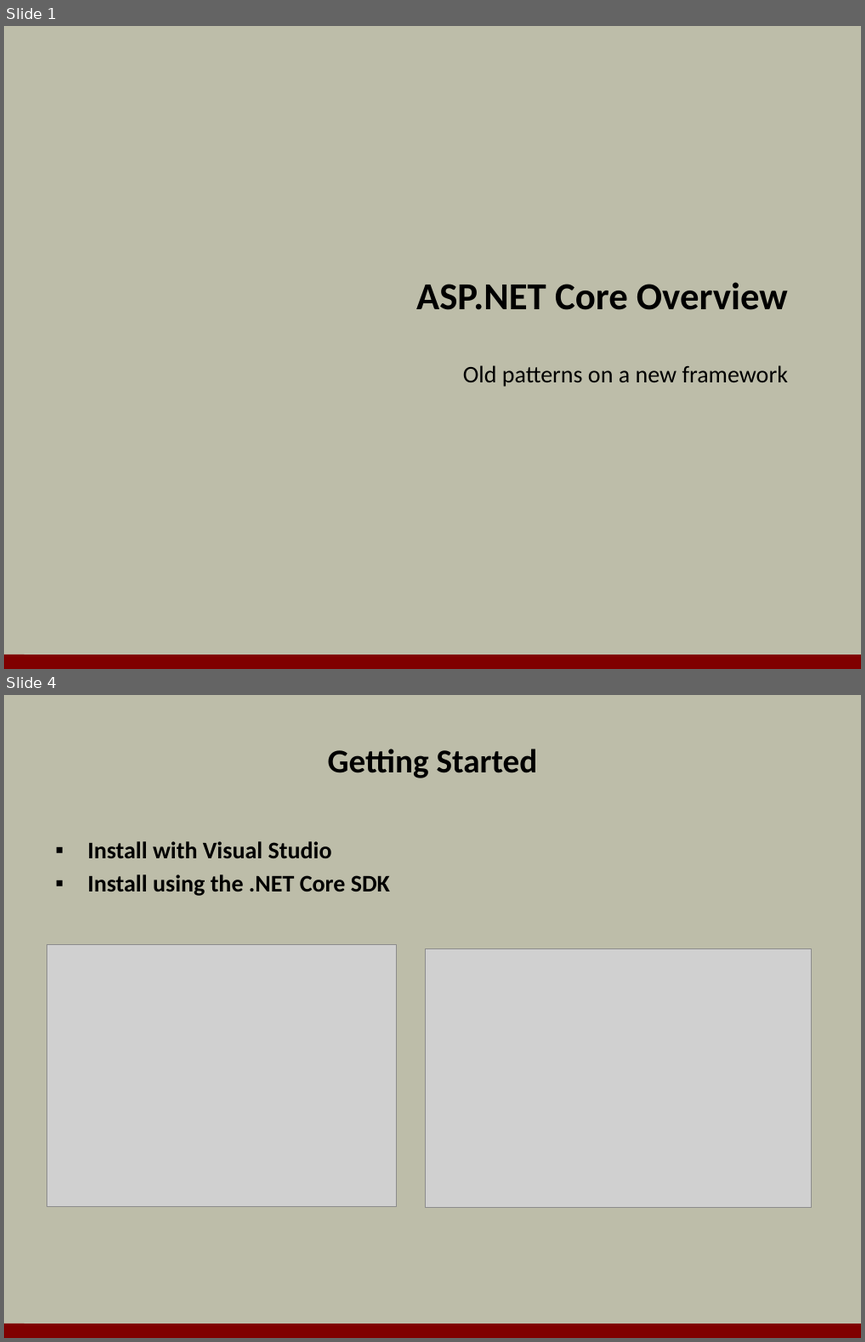
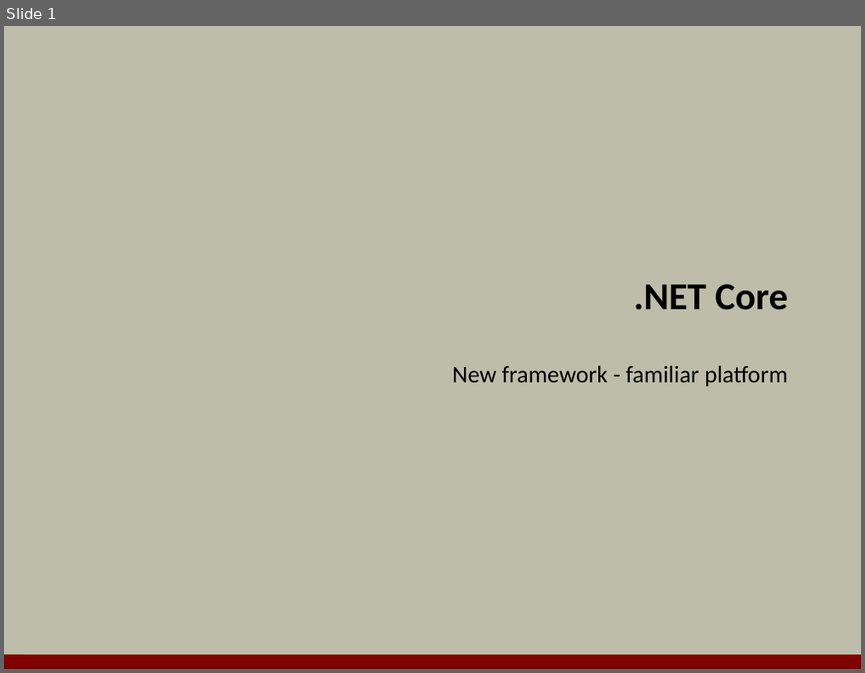
Before and after one commit to OdeToCode/classes, a slide deck: aspnet5/slides/01_Overview.pptx. Shown one above the other, each under a label of ours: slides 1 and 4 before the commit, slide 1 after it; the slides between them are not shown. The pictures are 865x1342 and 865x673 pixels, drawn with LibreOffice and Linux fonts; fonts in the diff are those of the drawing; grey boxes stand for pictures; background and template pictures are left out. Boxes give left, top, right and bottom in pixels: in the first picture for what was removed or moved away, otherwise in the second. Text is boxed around its words. In the diff, an @@ line names an element or a change of style, - is before the commit and + after.

```diff
--- a/aspnet5/slides/01_Overview.pptx
+++ b/aspnet5/slides/01_Overview.pptx
@@ slide 4 removed at [4, 695, 861, 1338], background #BDBDA9; not listed: 1 template element that a slide beside it also shows @@
@@ title removed at [328, 749, 538, 778] @@
-Getting Started
@@ text removed at [87, 841, 390, 896] @@
-▪ Install with Visual Studio
-▪ Install using the .NET Core SDK
@@ picture removed at [46, 945, 397, 1207] @@
@@ picture removed at [426, 949, 812, 1208] @@
@@ slide 1 changed as well @@
@@ title at [634, 284, 788, 310]: text changed @@
-ASP.NET Core Overview
+.NET Core
@@ subtitle at [452, 365, 788, 386]: text changed @@
-Old patterns on a new framework
+New framework - familiar platform
```
Also in this commit, not shown: 12 slides added, 16 other slides removed, 6 other files.
